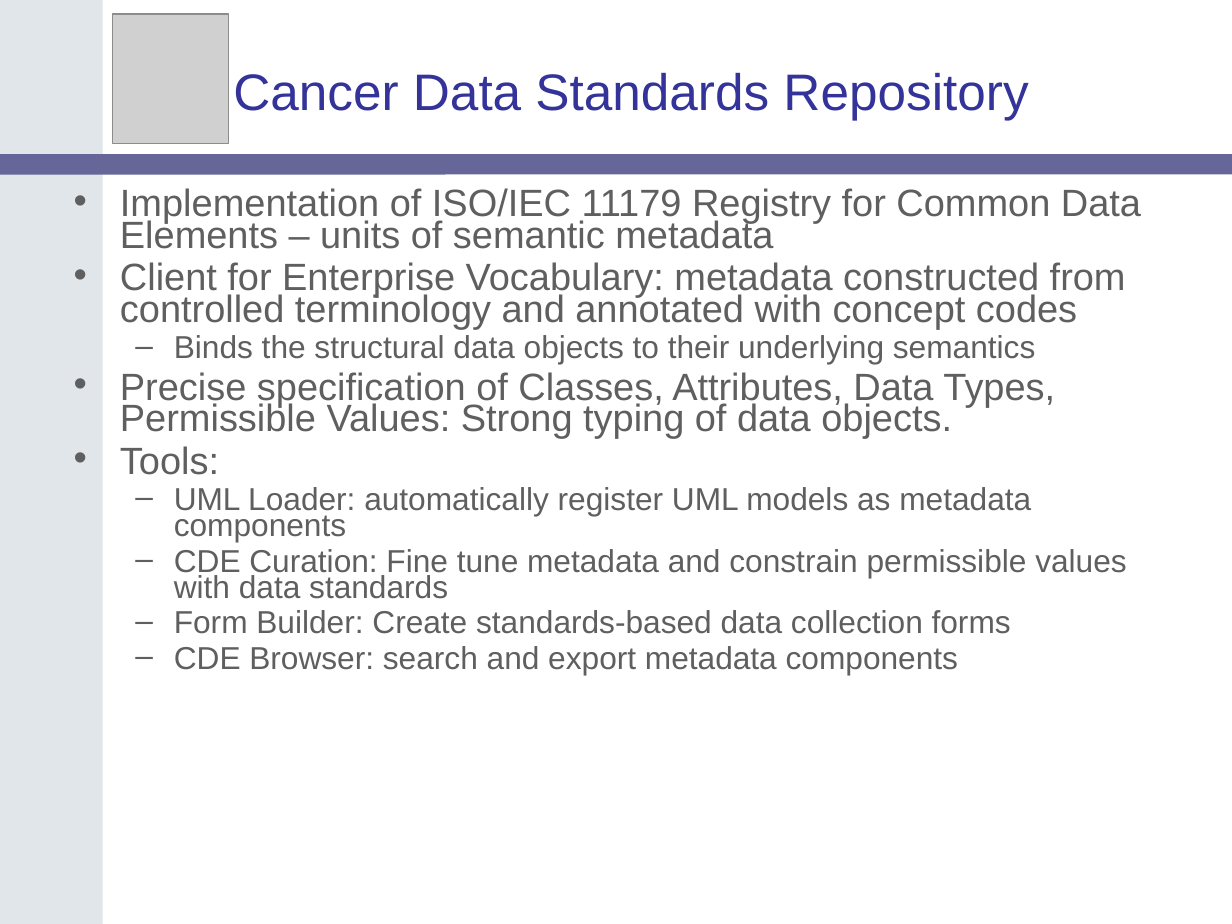
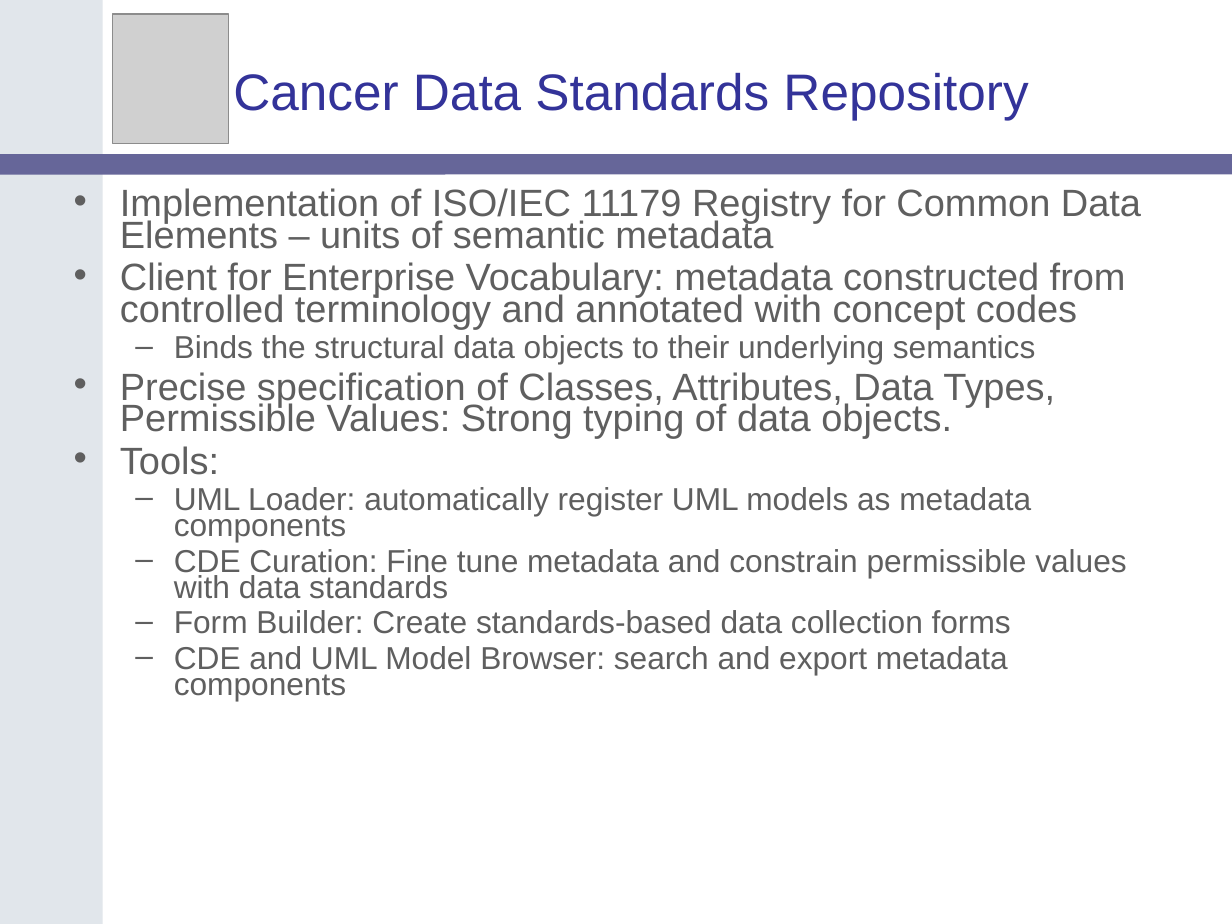
Before and after one commit to NCIP/cagrid-portal, a slide deck: slide 6 of cagrid-1-0/Documentation/presentations/200607_VCDE_ARCH/caGrid-1.0_Beta_Metadata.ppt. Drawn at 1232x924 pixels with LibreOffice and Linux fonts; fonts in the diff are those of the drawing; grey boxes stand for pictures; background and template pictures are left out. Boxes give left, top, right and bottom in pixels: in the first picture for what was removed or moved away, otherwise in the second. Text is boxed around its words. In the diff, an @@ line names an element or a change of style, - is before the commit and + after.

```diff
--- a/cagrid-1-0/Documentation/presentations/200607_VCDE_ARCH/caGrid-1.0_Beta_Metadata.ppt
+++ b/cagrid-1-0/Documentation/presentations/200607_VCDE_ARCH/caGrid-1.0_Beta_Metadata.ppt
@@ text at bbox=[174, 646, 1008, 701]: text changed @@
-  – CDE Browser: search and export metadata components
+  – CDE and UML Model Browser: search and export metadata components
```
Also in this commit, not shown: 8 other slides changed, 4 slides added, 1 other file.
